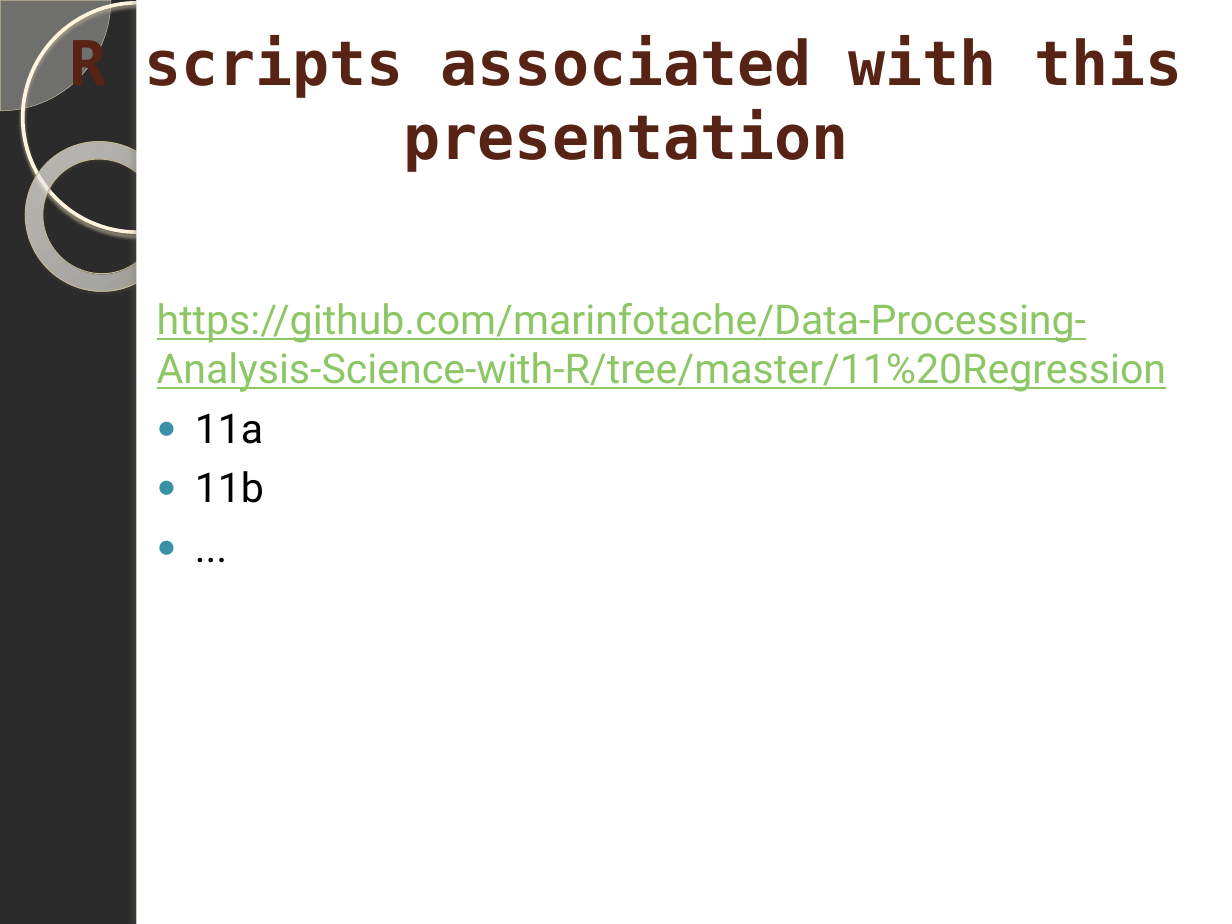
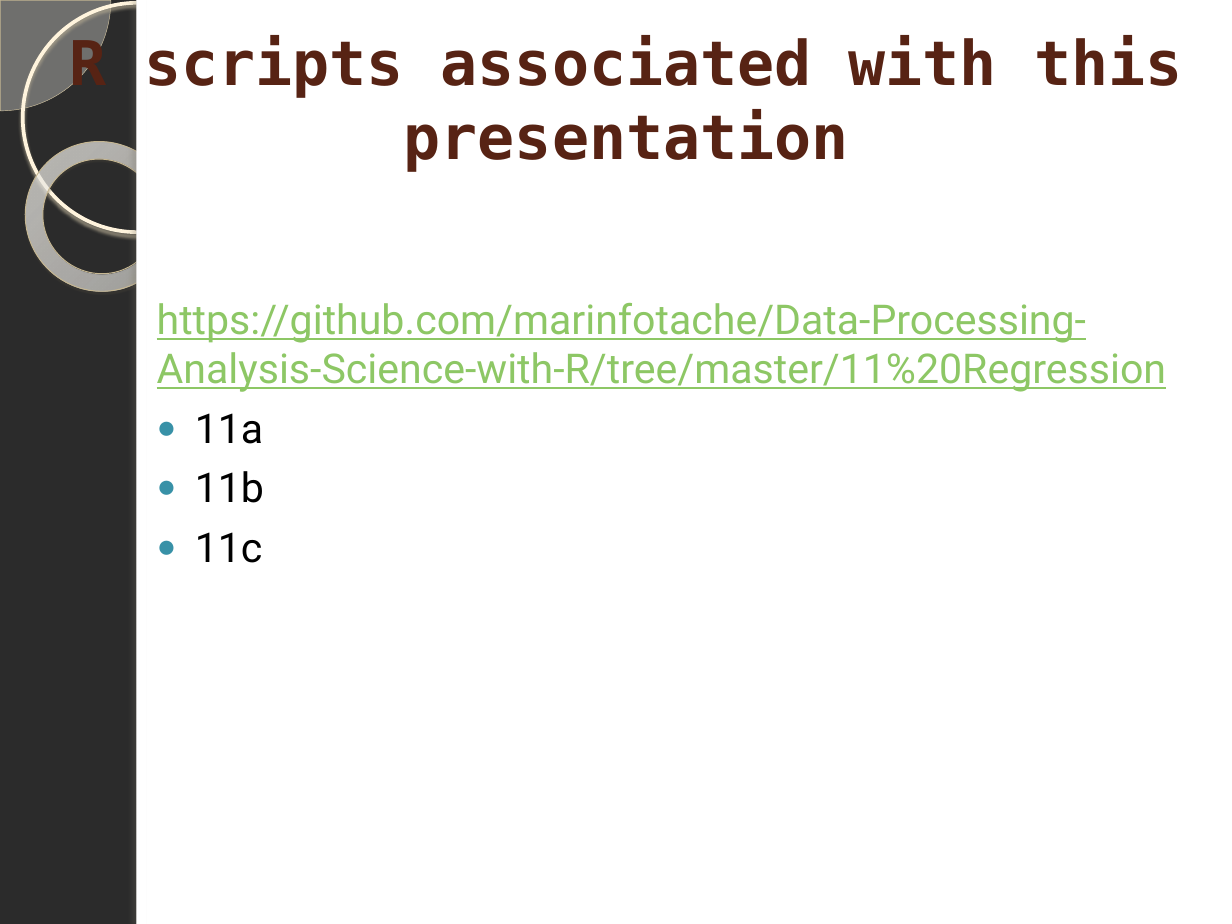
Before and after one commit to marinfotache/Data-Processing-Analysis-Science-with-R, a slide deck: slide 9 of 11 Regression/11_regression.pptx (slide 5 before the commit). Drawn at 1232x924 pixels with LibreOffice and Linux fonts; fonts in the diff are those of the drawing; background and template pictures are left out; a plain dark background stands for a picture behind light text. Boxes give left, top, right and bottom in pixels: in the first picture for what was removed or moved away, otherwise in the second. Text is boxed around its words. In the diff, an @@ line names an element or a change of style, - is before the commit and + after.

```diff
--- a/11 Regression/11_regression.pptx
+++ b/11 Regression/11_regression.pptx
@@ text at bbox=[195, 532, 263, 563]: text changed @@
-● ...
+● 11c
```
Also in this commit, not shown: 2 other slides changed, 4 slides added.
